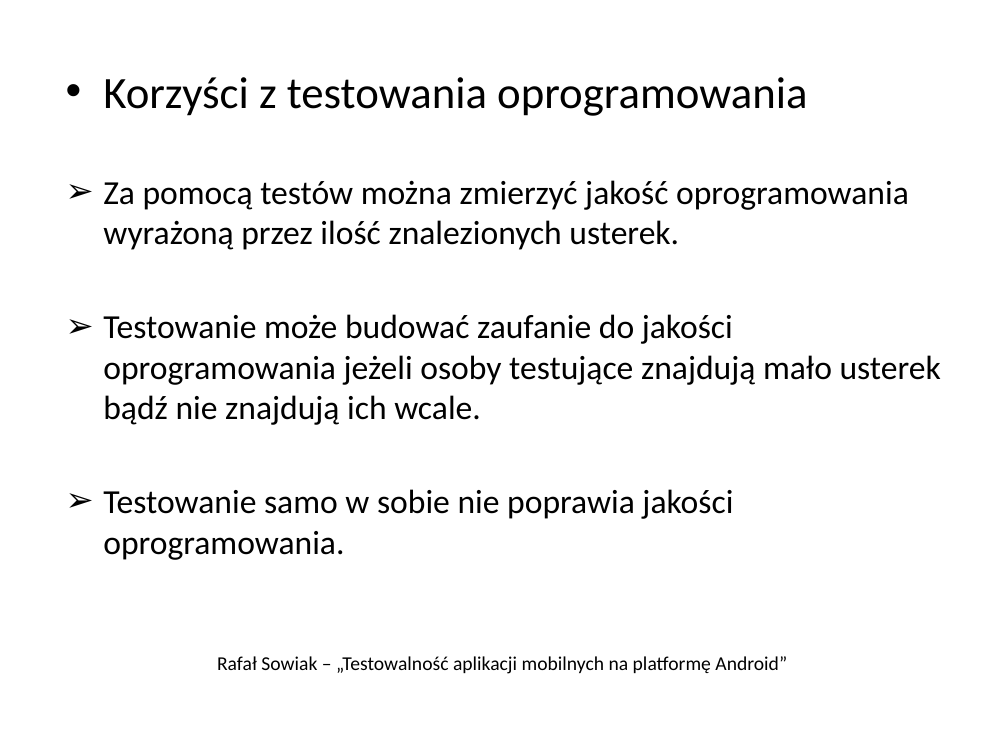
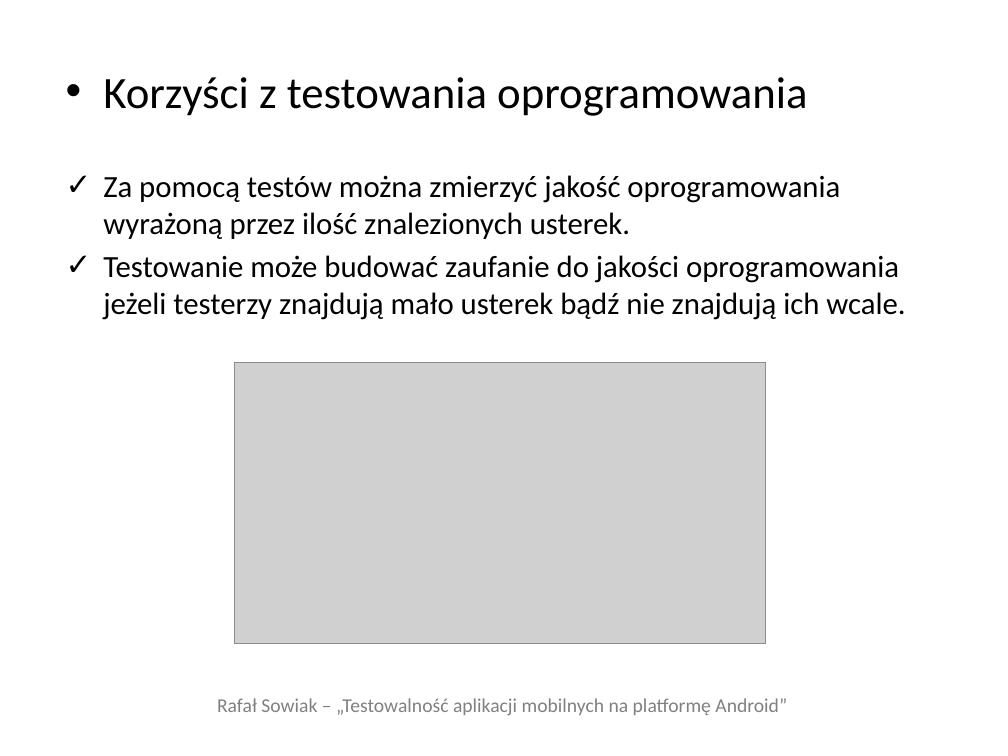
Before and after one commit to adventurewrites/mgr_info, a slide deck: slide 5 of rafal-sowiak-prezentacja-v1.pptx (slide 8 before the commit). Drawn at 1008x756 pixels with LibreOffice and Linux fonts; fonts in the diff are those of the drawing; grey boxes stand for pictures. Boxes give left, top, right and bottom in pixels: in the first picture for what was removed or moved away, otherwise in the second. Text is boxed around its words. In the diff, an @@ line names an element or a change of style, - is before the commit and + after.

```diff
--- a/rafal-sowiak-prezentacja-v1.pptx
+++ b/rafal-sowiak-prezentacja-v1.pptx
@@ text at (x1=103, y1=175, x2=840, y2=239): size 24 to 22 pt in "Za pomocą testów można zmierzyć jakość oprogramowania ..."; bullet ➢ to ✓ @@
@@ text at (x1=103, y1=255, x2=905, y2=320): text changed; size 24 to 22 pt @@
-➢ Testowanie może budować zaufanie do jakości oprogramowania jeżeli osoby testujące znajdują mało usterek bądź nie znajdują ich wcale.
-➢ Testowanie samo w sobie nie poprawia jakości oprogramowania.
+✓ Testowanie może budować zaufanie do jakości oprogramowania jeżeli testerzy znajdują mało usterek bądź nie znajdują ich wcale.
@@ picture added at (x1=234, y1=362, x2=766, y2=644) @@
@@ title "Rafał Sowiak – „Testowalność aplikacji ..." moved from (x1=217, y1=656, x2=787, y2=674) to (x1=217, y1=698, x2=787, y2=716) @@
@@ title "Rafał Sowiak – „Testowalność aplikacji ..." at (x1=217, y1=698, x2=787, y2=716): text colour #000000 to #808080 @@
```
Also in this commit, not shown: 7 other slides changed, 3 slides added, 8 slides removed, 3 other files.
